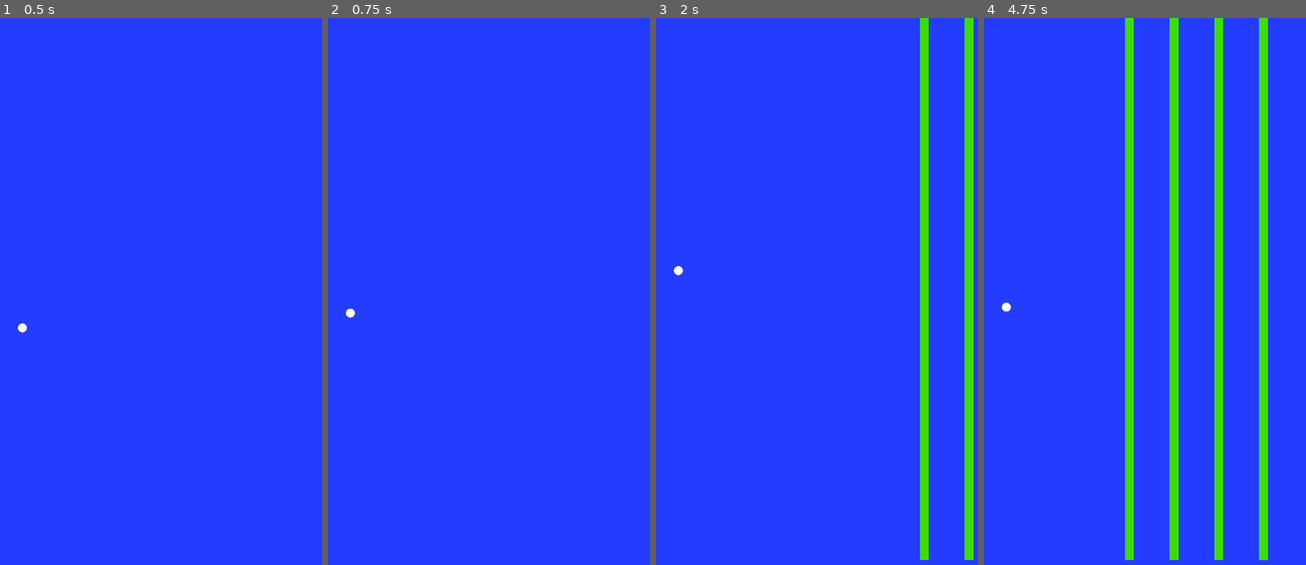
Above: before the commit, frames 1-4 (left to right).
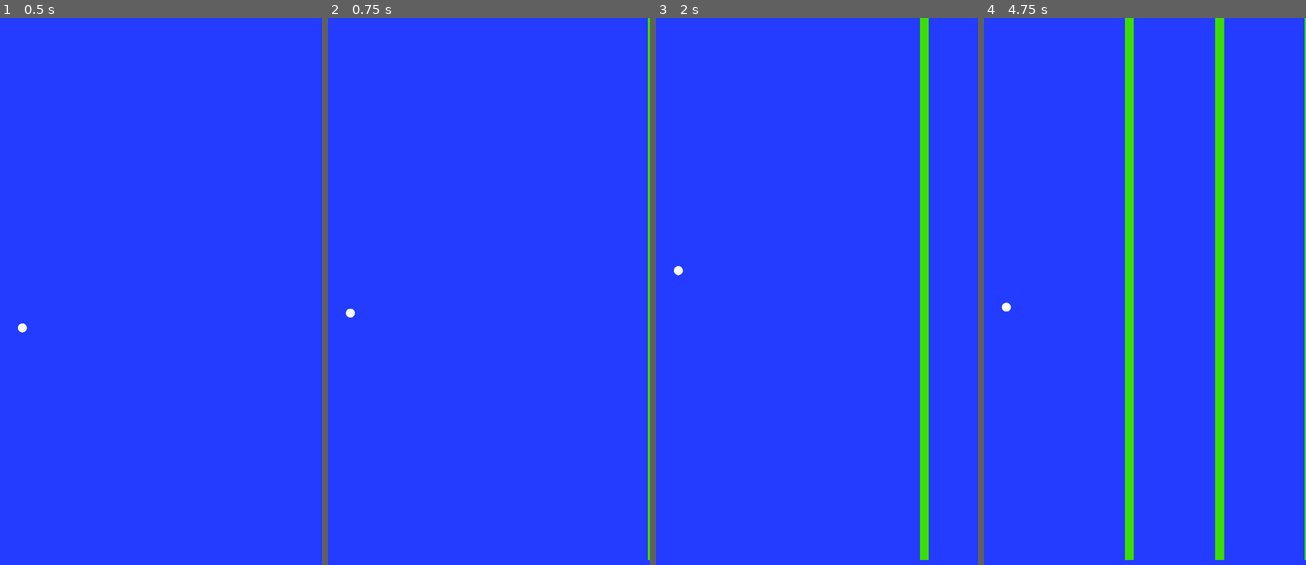
Above: after the commit, the same moments.

Repository: StealthyDoggo/FlappyBirb
Game: Godot game, scene res://Scenes/game_scene.tscn
Same seed, same stepped clock (60 frames per second), same inputs: the game is played once before the commit and once after it.
Inputs:
- Up to frame 1 (0.5 s): no input
- Up to frame 2 (0.75 s): tap Enter (ui_accept) at 0.5 s
- Up to frame 3 (2 s): tap Enter (ui_accept) at 0.77, 1.52 s
- Up to frame 4 (4.75 s): tap Enter (ui_accept) at 3.02, 3.77, 4.52 s

Frame 1 is identical in both runs. In frame 2, 0.7% of the frame differs, in the area x 99-100%, y 0-100%; in frame 3, 2.9%; in frame 4, 6.8%, in the area x 57-100%, y 0-100%.

Commit message:
Ceiling Implemented
Player can no longer jump over the pipes

Diff:
--- a/Scenes/game_scene.tscn
+++ b/Scenes/game_scene.tscn
@@ -10,6 +10,9 @@
 [sub_resource type="SegmentShape2D" id="SegmentShape2D_pn43k"]
 a = Vector2(0, -640)
 b = Vector2(0, 640)
+
+[sub_resource type="SegmentShape2D" id="SegmentShape2D_ywpa5"]
+b = Vector2(100, 0)
 
 [node name="GameScene" type="Node2D" groups=["MainSceneGroup"]]
 script = ExtResource("1_skhcx")
@@ -28,6 +31,9 @@
 [node name="Player" parent="." instance=ExtResource("1_lf2lu")]
 position = Vector2(50, 640)
 scale = Vector2(0.2, 0.2)
+collision_layer = 3
+collision_mask = 3
+slide_on_ceiling = false
 
 [node name="Pipes" type="Node" parent="."]
 
@@ -44,11 +50,18 @@
 
 [node name="PipeSpawn" type="Timer" parent="."]
 process_mode = 3
+wait_time = 2.0
 autostart = true
 
 [node name="PipeSpawner" type="Node2D" parent="."]
 unique_name_in_owner = true
-position = Vector2(700, 640)
+position = Vector2(800, 640)
+
+[node name="Ceiling" type="StaticBody2D" parent="."]
+collision_layer = 2
+
+[node name="CeilingLine" type="CollisionShape2D" parent="Ceiling"]
+shape = SubResource("SegmentShape2D_ywpa5")
 
 [connection signal="body_entered" from="DeathBarrier" to="." method="_on_death_barrier_body_entered"]
 [connection signal="body_entered" from="DespawnPipe" to="." method="_on_despawn_pipe_body_entered"]
--- a/Scripts/game_scene.gd
+++ b/Scripts/game_scene.gd
@@ -8,8 +8,7 @@
 signal move_pipe(slide_amount)
 
 func _ready():
-	pass
-	#spawn_pipe()
+	spawn_pipe()
 
 #Process to run every frame
 func _physics_process(delta):
@@ -17,19 +16,12 @@
 
 #Spawns the pipes off screen
 func spawn_pipe():
-	print("Spawning Pipe")
 	var pipe_instance: Node2D = pipe_scene.instantiate()
-	print("Setting Pipe Position")
 	pipe_instance.set_global_position(pipe_spawner.get_global_position())
-	print("Adding Pipe to Scene")
 	pipe_group.add_child(pipe_instance)
-	print("Connecting Bottom Pipe Signal")
 	pipe_instance.get_node("BottomPipe").body_entered.connect(pipe_entered)
-	print("Connecting Top Pipe Signal")
 	pipe_instance.get_node("TopPipe").body_entered.connect(pipe_entered)
-	print("Connecting Score Bound Signal")
 	pipe_instance.get_node("ScoreBound").body_entered.connect(add_score)
-	print("Pipe Position: " + str(pipe_instance.get_global_position()))
 
 #Moves the pipes to the left on the screen
 func move_pipes(delta):
@@ -55,5 +47,4 @@
 
 
 func _on_pipe_spawn_timeout():
-	print("TimerExpired")
 	spawn_pipe()
--- a/Scripts/pipe.gd
+++ b/Scripts/pipe.gd
@@ -6,8 +6,4 @@
 	GameScene.move_pipe.connect(move_pipe)
 
 func move_pipe(slide_amount):
-	print("Starting X value: " + str(get_global_position().x))
-	var new_x: int = get_global_position().x - slide_amount
-	print("New X Value: " + str(new_x))
-	var new_position: Vector2 = Vector2(-slide_amount, 0)
-	global_translate(new_position)
+	global_translate(Vector2(-slide_amount, 0))
--- a/Singletons/game_data.gd
+++ b/Singletons/game_data.gd
@@ -1,2 +1,4 @@
+extends Node
+
 var score: int = 0
 var high_score: int = 0
Not shown: 1 places in Scenes/game_scene.tscn that only renumber resources
